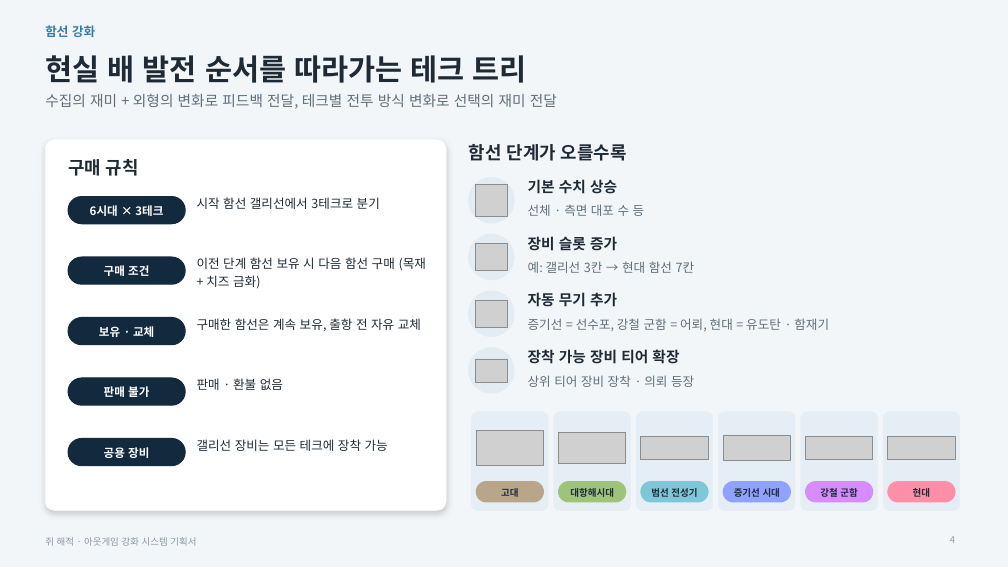
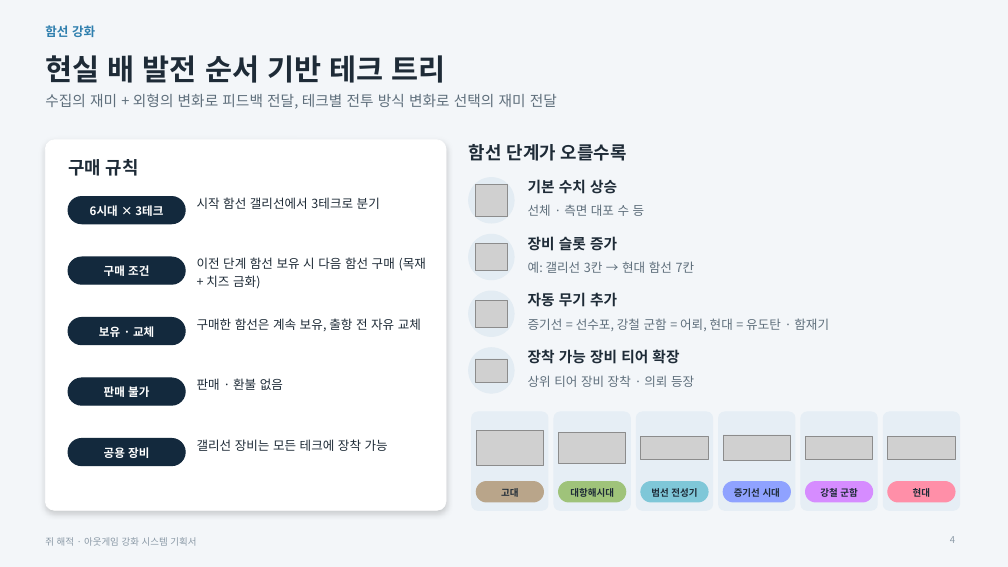
Before and after one commit to inory16351/RatPlain, a slide deck: slide 4 of Pirat_Plan/쥐해적_아웃게임강화기획서.pptx. Drawn at 1008x567 pixels with LibreOffice and Linux fonts; fonts in the diff are those of the drawing; grey boxes stand for pictures. Boxes give left, top, right and bottom in pixels: in the first picture for what was removed or moved away, otherwise in the second. Text is boxed around its words. In the diff, an @@ line names an element or a change of style, - is before the commit and + after.

```diff
--- a/Pirat_Plan/쥐해적_아웃게임강화기획서.pptx
+++ b/Pirat_Plan/쥐해적_아웃게임강화기획서.pptx
@@ title at (45, 55, 446, 83): text changed @@
-현실 배 발전 순서를 따라가는 테크 트리
+현실 배 발전 순서 기반 테크 트리
```
Also in this commit, not shown: 9 other slides changed, 5 other files.
